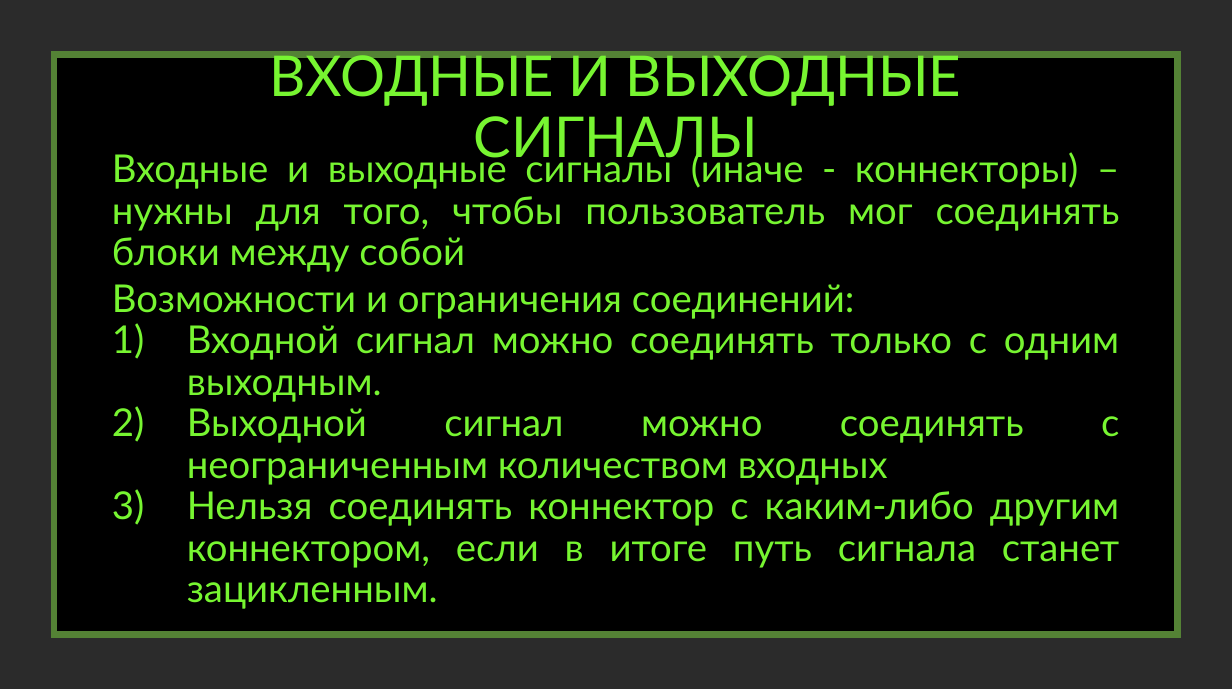
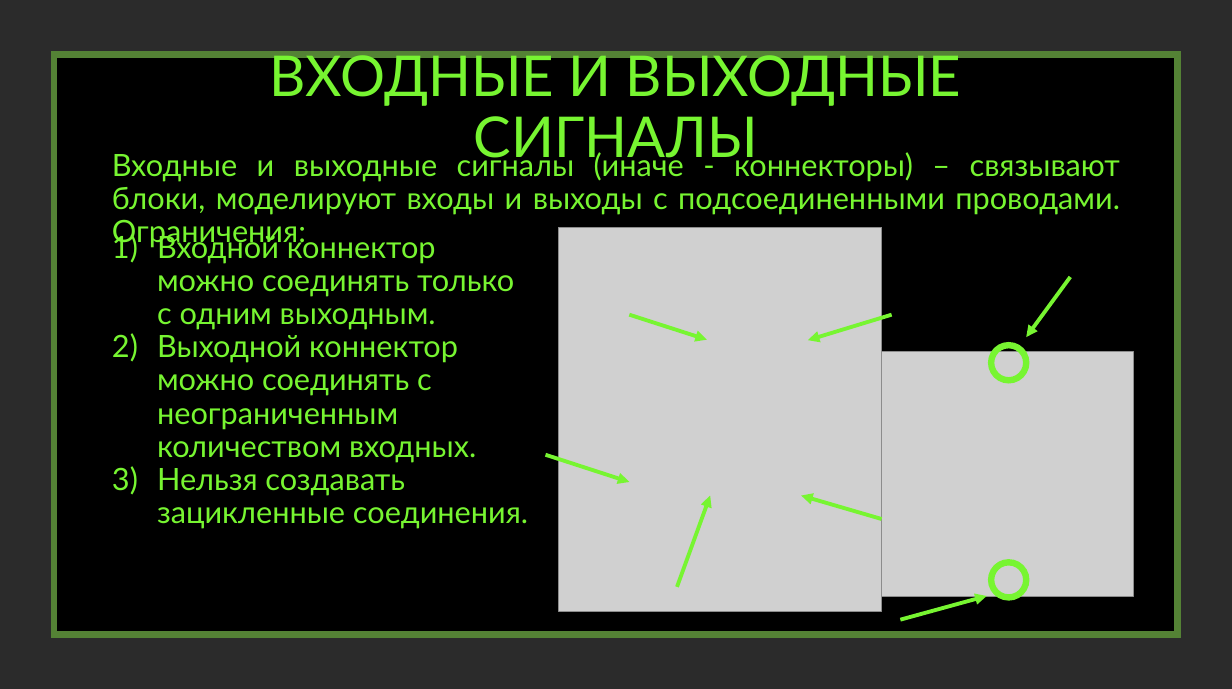
Before and after one commit to creativepix/Pygame_Logic_Functions, a slide deck: slide 3 of presentation.pptx (slide 4 before the commit). Drawn at 1232x689 pixels with LibreOffice and Linux fonts; fonts in the diff are those of the drawing; grey boxes stand for pictures; background and template pictures are left out; a plain dark background stands for a picture behind light text. Boxes give left, top, right and bottom in pixels: in the first picture for what was removed or moved away, otherwise in the second. Text is boxed around its words. In the diff, an @@ line names an element or a change of style, - is before the commit and + after.

Commit message:
Presentation update - 3

```diff
--- a/presentation.pptx
+++ b/presentation.pptx
@@ text at bbox=[112, 149, 1120, 215]: text changed; size 30 to 24 pt @@
-Входные и выходные сигналы (иначе - коннекторы) – нужны для того, чтобы пользователь мог соединять блоки между собой
+Входные и выходные сигналы (иначе - коннекторы) – связывают блоки, моделируют входы и выходы с подсоединенными проводами. Ограничения:
@@ text at bbox=[157, 231, 528, 529]: text changed; size 30 to 24 pt @@
-Возможности и ограничения соединений:
-1) Входной сигнал можно соединять только с одним выходным.
-2) Выходной сигнал можно соединять с неограниченным количеством входных
-3) Нельзя соединять коннектор с каким-либо другим коннектором, если в итоге путь сигнала станет зацикленным.
+1) Входной коннектор можно соединять только с одним выходным.
+2) Выходной коннектор можно соединять с неограниченным количеством входных.
+3) Нельзя создавать зацикленные соединения.
@@ picture added at bbox=[558, 227, 881, 611] @@
@@ arrow added from (1070, 277) to (1026, 337), #77F531 3 pt @@
@@ arrow added from (629, 315) to (707, 340), #77F531 3 pt @@
@@ arrow added from (892, 315) to (808, 340), #77F531 3 pt @@
@@ picture added at bbox=[881, 351, 1134, 596] @@
@@ ellipse added at bbox=[991, 345, 1026, 380], outline #77F531 5 pt @@
@@ arrow added from (546, 455) to (629, 481), #77F531 3 pt @@
@@ arrow added from (677, 586) to (710, 495), #77F531 3 pt @@
@@ arrow added from (881, 519) to (800, 495), #77F531 3 pt @@
@@ ellipse added at bbox=[991, 562, 1026, 597], outline #77F531 5 pt @@
@@ arrow added from (900, 619) to (986, 595), #77F531 3 pt @@
```
Also in this commit, not shown: 2 other slides changed.
